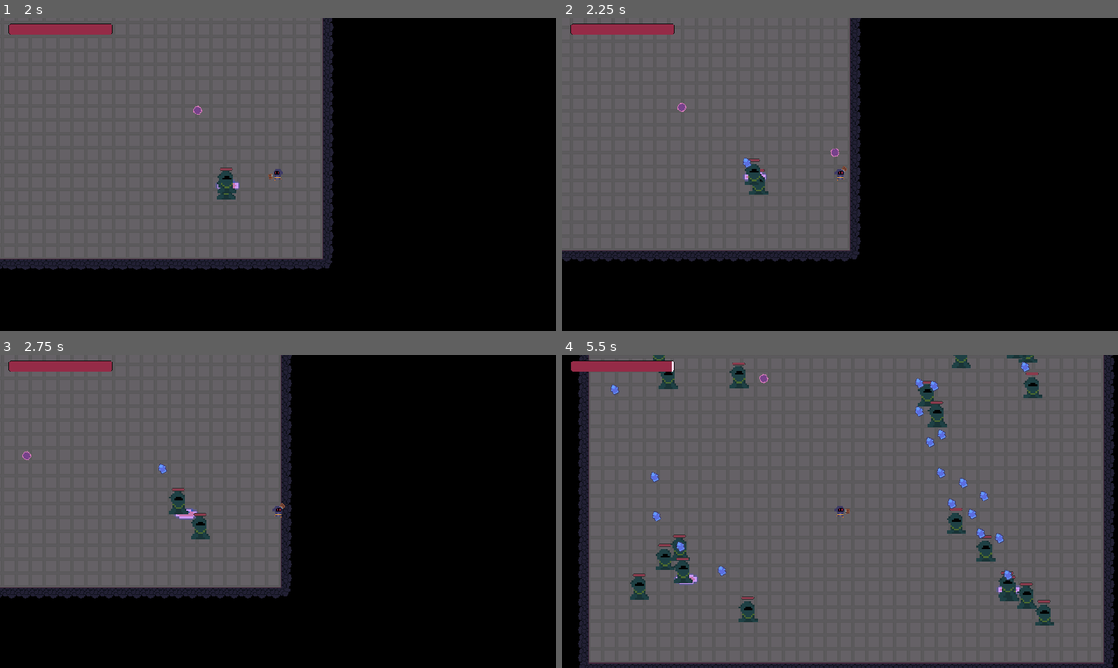
Above: before the commit, frames 1-4 (two rows, left to right).
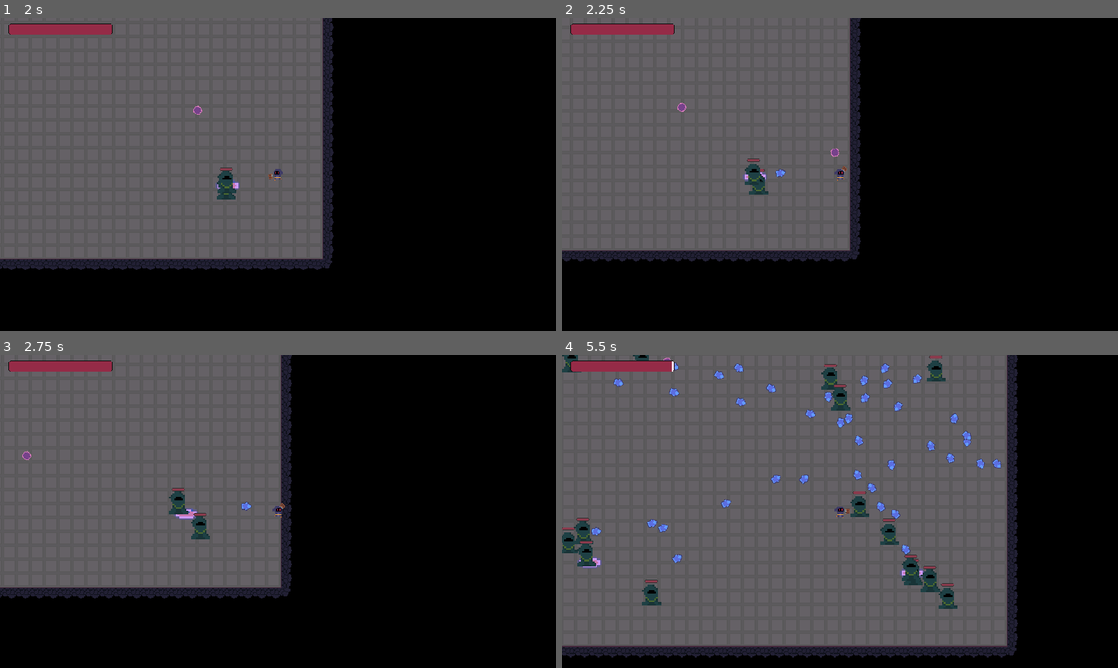
Above: after the commit, the same moments.

Repository: Arssin/Bullet_Hell_Jam
Game: Godot game, scene res://scenes/Level2.tscn
Two runs of this game, one before a commit and one after it. Both use one fixed random seed, a clock stepped at 60 frames per second and the inputs below. This scene is started directly instead of the project's main scene.
Inputs (mouse positions are in pixels of both pictures, inside the frame that each line leads up to):
- Up to frame 1 (2 s): move the mouse to (400, 158) at 0.52 s; hold D (move_right) 0.53-1.28 s; click (400, 158) at 0.6 s; tap E (player_action) at 0.8, 1.35 s; move the mouse to (166, 190) at 1.27 s; hold S (move_down) from 1.28 s (still down); click (166, 190) at 1.55 s
- Up to frame 2 (2.25 s): move the mouse to (895, 105) at 2.02 s; release S (move_down) at 2.03 s; hold D (move_right) from 2.03 s (still down); click (895, 105) at 2.1 s
- Up to frame 3 (2.75 s): keep holding D (move_right); tap E (player_action) at 2.3 s
- Up to frame 4 (5.5 s): move the mouse to (812, 574) at 2.77 s; release D (move_right) at 2.78 s; hold W (move_up) 2.78-3.53 s; tap Space (dash) at 2.85 s; click (812, 574) at 3.05 s; move the mouse to (1006, 558) at 3.52 s; hold Left (move_left) 3.53-5.03 s; tap E (player_action) at 3.6, 5.1 s; move the mouse to (673, 464) at 4.27 s; click (673, 464) at 4.35 s; move the mouse to (867, 511) at 5.02 s; hold S (move_down) from 5.03 s (still down)

Frame 1 is identical in both runs. In frame 2, less than 0.1% of the frame differs, in the area x 32-41%, y 44-51%; in frame 3, less than 0.1%; in frame 4, 35%, in the area x 0-100%, y 0-100%.

Commit message:
prepare loading levels

Diff:
--- a/scenes/Level2.tscn
+++ b/scenes/Level2.tscn
@@ -1,9 +1,10 @@
-[gd_scene load_steps=6 format=3 uid="uid://c2x7qjaocgn2j"]
+[gd_scene load_steps=7 format=3 uid="uid://c2x7qjaocgn2j"]
 
 [ext_resource type="PackedScene" uid="uid://bwofc6vedhbhe" path="res://scenes/player.tscn" id="1_2pb26"]
 [ext_resource type="Script" path="res://scripts/Level2.gd" id="1_3ksqn"]
 [ext_resource type="PackedScene" uid="uid://df3rvcxvib2rc" path="res://scenes/map_creator.tscn" id="2_1x4ms"]
 [ext_resource type="PackedScene" uid="uid://c6vsa8wpcnnc4" path="res://scenes/portal.tscn" id="3_8shao"]
+[ext_resource type="PackedScene" uid="uid://csp0pjl6er5ri" path="res://scenes/doors.tscn" id="5_5071w"]
 
 [sub_resource type="NavigationPolygon" id="NavigationPolygon_hkuk2"]
 vertices = PackedVector2Array(126, 111, -142, 111, -140, -90, 126, -90)
@@ -43,10 +44,20 @@
 
 [node name="Label" type="Label" parent="."]
 visible = false
-offset_left = 448.0
-offset_top = 382.0
-offset_right = 563.0
-offset_bottom = 405.0
+offset_left = 435.0
+offset_top = 397.0
+offset_right = 550.0
+offset_bottom = 420.0
 text = "LVL COMPLETE"
 
+[node name="Doors" type="Node2D" parent="."]
+unique_name_in_owner = true
+visible = false
+
+[node name="Doors" parent="Doors" instance=ExtResource("5_5071w")]
+position = Vector2(396, 348)
+
+[node name="Doors2" parent="Doors" instance=ExtResource("5_5071w")]
+position = Vector2(580, 348)
+
 [connection signal="timeout" from="Timer" to="." method="_on_timer_timeout"]
--- a/scenes/player.tscn
+++ b/scenes/player.tscn
@@ -157,7 +157,7 @@
 r_scale_multi_iter_variation = Vector3(0, 0, 0)
 r_scale_multi_scale_variation = Vector3(0, 0, 0)
 
-[node name="Player" type="CharacterBody2D"]
+[node name="Player" type="CharacterBody2D" groups=["Player"]]
 z_index = 1
 collision_layer = 4
 collision_mask = 43
--- a/scenes/small_runing_mob.tscn
+++ b/scenes/small_runing_mob.tscn
@@ -73,15 +73,16 @@
 a_speed_multi_scale = 0.0
 trigger_container = ""
 trigger_wait_for_shot = true
-homing_type = 0
-homing_target = NodePath("")
-homing_steer = 7.795
-homing_time_start = 0.0
+homing_type = 3
+homing_group = "Player"
+homing_select_in_group = 0
+homing_steer = 30.0
+homing_time_start = 0.2
 homing_duration = 999.0
 scale_multi_iterations = 0
 scale_multiplier = SubResource("Curve_bnbph")
 scale_multi_scale = 1.0
-r_randomisation_chances = 1.0
+r_randomisation_chances = 0.0
 r_speed_choice = PackedFloat32Array()
 r_speed_variation = Vector3(0, 0, 0)
 r_scale_choice = PackedFloat32Array()
@@ -150,9 +151,11 @@
 [node name="Marker_1" type="Marker2D" parent="."]
 
 [node name="Marker_2" type="Marker2D" parent="Marker_1"]
+unique_name_in_owner = true
 position = Vector2(6, 1)
 
 [node name="Bullet" type="Node2D" parent="."]
+position = Vector2(-1, 2)
 
 [node name="BulletPattern" type="Path2D" parent="Bullet"]
 curve = SubResource("Curve2D_2ort1")
--- a/scripts/Level1.gd
+++ b/scripts/Level1.gd
@@ -7,7 +7,6 @@
 
 func _on_totem_boss_died() -> void:
 	$Node.queue_free()
-	#Spawning.reset()
 	label_test.show()
 	show_doors()
 
--- a/scripts/Level2.gd
+++ b/scripts/Level2.gd
@@ -32,3 +32,7 @@
 
 	if completeLvl:
 		$Label.show()
+		show_doors()
+
+func show_doors():
+	$Doors.show()
--- a/scripts/Small_Runing_Mob.gd
+++ b/scripts/Small_Runing_Mob.gd
@@ -81,12 +81,12 @@
 		new_pattern.offset = Vector2i(0,0)
 		new_pattern.bullet = "3"
 		new_pattern.nbr = 1
-		new_pattern.forced_lookat_mouse = false
 		new_pattern.forced_pattern_lookat = true
 		new_pattern.forced_target = NodePath("../../Marker_1/Marker_2:global_position")
 		Spawning.new_pattern("small_mobs", new_pattern)
 
-		Spawning.spawn({"position": $Marker_1.global_position, "rotation": $Marker_1/Marker_2.rotation - 90}, "small_mobs", "small_mob")
+
+		Spawning.spawn({"position": %Marker_2.global_position, "rotation": $Marker_1.rotation}, "small_mobs", "small_mob")
 
 
 func _on_attack_cd_timeout() -> void:
--- a/scripts/doors.gd
+++ b/scripts/doors.gd
@@ -28,8 +28,12 @@
 	if Input.is_action_just_pressed("player_action") && player_in_area:
 		Randomizer.create_positive_bonus(my_random_number_positive)
 		Randomizer.create_negative_bonus(my_random_number_negative)
-		GlobalManager.load_level("Level2")
-
+		var lvlName = get_parent().get_parent().name
+		#TODO
+		#var lastChar = lvlName[4]
+		#print(lastChar)
+		#GlobalManager.load_level("Level" + str(lastChar + 1))
+	#
 
 
 func _on_area_2d_body_entered(body: Node2D) -> void:
